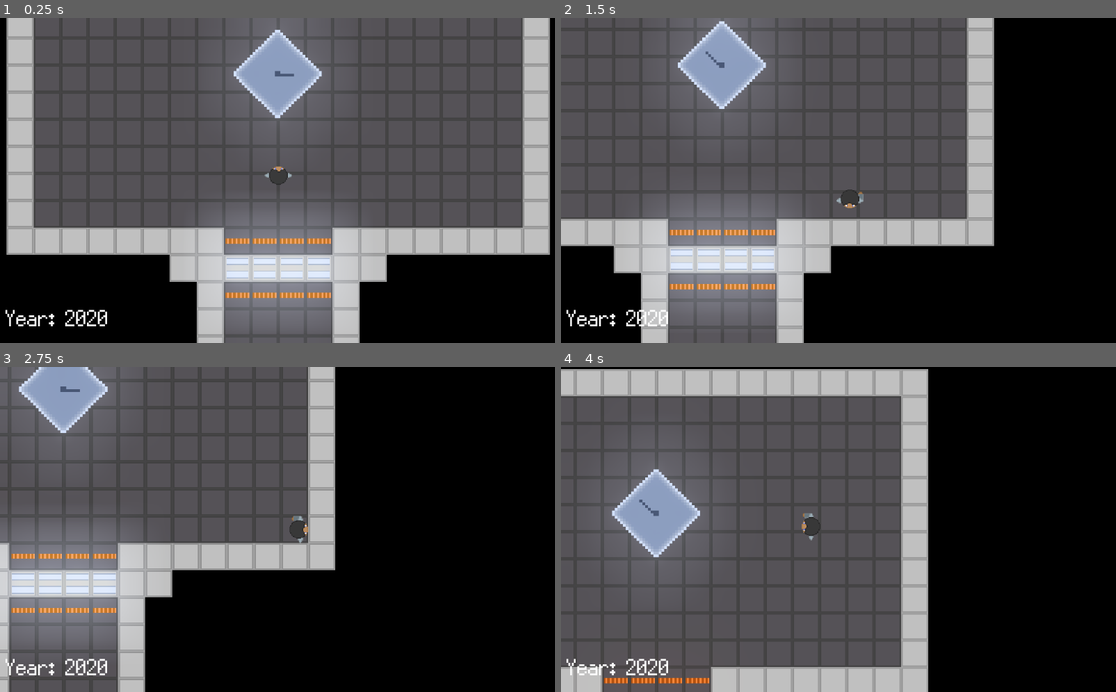
Above: before the commit, frames 1-4 (two rows, left to right).
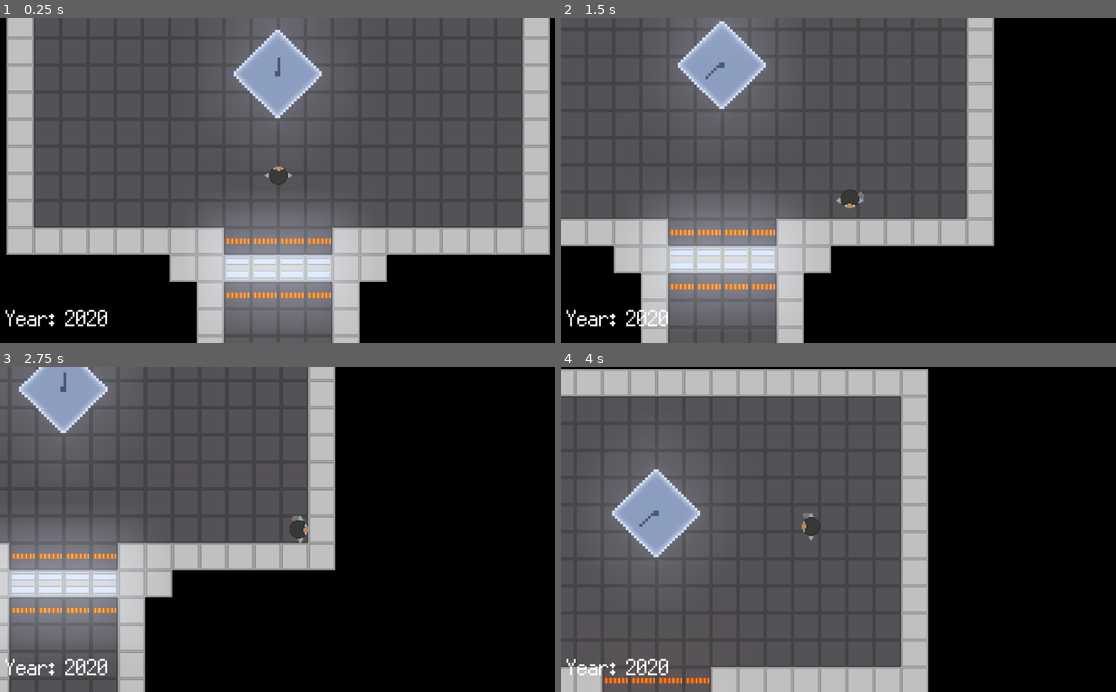
Above: after the commit, the same moments.

Repository: RanaIsHere/cortex-origin
Game: Godot game, scene res://scenes/world/Intro.tscn
Two runs of this game, one before a commit and one after it. Both use one fixed random seed, a clock stepped at 60 frames per second and the inputs below. Sound files missing from this copy of the repository are replaced by a short silence.
Inputs:
- Up to frame 1 (0.25 s): no input
- Up to frame 2 (1.5 s): hold D (right) 0.53-1.28 s; tap H (harvest) at 0.6 s; hold S (down) from 1.28 s (still down); tap B (hotbarMain) at 1.35 s
- Up to frame 3 (2.75 s): release S (down) at 2.03 s; hold D (right) from 2.03 s (still down); tap E (interact) at 2.1 s
- Up to frame 4 (4 s): release D (right) at 2.78 s; hold W (up) 2.78-3.53 s; tap H (harvest) at 2.85 s; hold A (left) from 3.53 s (still down); tap B (hotbarMain) at 3.6 s

The runs differ from the first frame. In frame 1, less than 0.1% of the frame differs, in the area x 50-54%, y 12-18%; in frame 2, less than 0.1%, in the area x 26-29%, y 10-19%; in frame 3, less than 0.1%; in frame 4, less than 0.1%.

Commit message:
Cortex: Origin - 0.2.2
Changed itemGrass from rigidbody to area2d and removed the cooldown signal.  Added a working pick-up system. Reworked the drop system.

FINALLY, I'd say. But crafting's not done yet and UI Hotbar is still out there waiting for me >.<

Diff:
--- a/GUI/PlayerInventory.gd
+++ b/GUI/PlayerInventory.gd
@@ -13,13 +13,29 @@
 	#pass
 
 func _process(delta):
-	#if Globals.pickBuffer["Grass"] != 0 or Globals.pickBuffer["Grass"] != -1:
-	#	addItem(0, true)
-	#	Globals.pickBuffer["Grass"] -= 1
-	##
-	#if Globals.pickBuffer["Grass"] == -1:
-	#	Globals.pickBuffer["Grass"] = 0
-	pass
+	if !Globals.pickBuffer.empty():
+		pickUpItem()
+
+func pickUpItem() -> void:
+	#if Globals.pickBuffer.size() > 0:
+	for items in Globals.pickBuffer.keys():
+		var id = checkItemId(items)
+		if Globals.droppedItemArray.has(items):
+			addItem(id, true)
+			if Globals.pickBuffer[items] != 0:
+				Globals.pickBuffer[items] -= 1
+				Globals.droppedItemArray.erase(items)
+			#if Globals.pickBuffer[items] > -1:
+			#	Globals.pickBuffer.erase(items)
+				id = null
+				print(Globals.pickBuffer.values())
+
+func checkItemId(var keys) -> int:
+	var id = null
+
+	id = Globals.inventory.find(keys)
+
+	return id
 
 func addItem(var id : int, var sel : bool) -> void:
 	if getItemCount() != 51:
@@ -35,7 +51,7 @@
 	if Globals.dropBuffer[getItemId(id)] != 0:
 		var g = itemInstance.get(getItemId(id)).instance()
 		get_parent().get_parent().get_parent().add_child(g)
-		g.position = get_parent().get_parent().get_parent().get_node("Player").position
+		g.transform = get_parent().get_parent().get_parent().get_node("Player").transform
 		Globals.dropBuffer[getItemId(id)] -= 1
 		Globals.pickBuffer[getItemId(id)] = 0
 
@@ -73,9 +89,9 @@
 
 func _on_InventoryList_item_rmb_selected(index, at_position):
 	if selectedId != null:
-		var dropValue = 1
-		Globals.dropBuffer[getItemId(selectedId)] = dropValue
-		removeItem(selectedId)
-		inv.remove_item(selectedId)
-		selectedId = null
-		print(Globals.dropBuffer)
+		if inv.is_selected(selectedId):
+			var dropValue = 1
+			Globals.dropBuffer[getItemId(selectedId)] = dropValue
+			removeItem(selectedId)
+			inv.remove_item(selectedId)
+			selectedId = null
--- a/GUI/inventory/droppedItem/itemGrass.gd
+++ b/GUI/inventory/droppedItem/itemGrass.gd
@@ -1,21 +1,26 @@
-extends RigidBody2D
+extends Area2D
 
 var allowPickup = false
 
+
 func _ready():
+	position.y += 50
 	allowPickup = false
-	linear_velocity = Vector2(5, 0)
-	position.x += 20
 
 func _on_pickupArea_body_entered(body):
 	if body.name == "Player" and allowPickup == true:
 		if body.get_node_or_null("pickUp").playing == false:
 			body.get_node_or_null("pickUp").playing = true
 
-		#Globals.pickBuffer["Grass"] += 1
+		if Globals.pickBuffer.has("Grass"):
+			if Globals.pickBuffer["Grass"] != 300: # Limits of items that can be picked up, unintentional.
+				Globals.pickBuffer["Grass"] += 1
+				Globals.droppedItemArray.append("Grass")
+				print(Globals.droppedItemArray)
+				allowPickup = false
+				#queue_free()
 
 		queue_free()
 
-
-func _on_cooldown_timeout():
+func _on_pickupArea_body_exited(body):
 	allowPickup = true
--- a/GUI/inventory/droppedItem/itemGrass.tscn
+++ b/GUI/inventory/droppedItem/itemGrass.tscn
@@ -7,11 +7,10 @@
 extents = Vector2( 3.5963, 3.85635 )
 
 [sub_resource type="CircleShape2D" id=2]
-radius = 24.0594
+radius = 6.11883
 
-[node name="itemGrass" type="RigidBody2D"]
+[node name="itemGrass" type="Area2D"]
 z_index = 3
-gravity_scale = 0.0
 linear_damp = 1000.0
 script = ExtResource( 2 )
 
@@ -25,9 +24,5 @@
 
 [node name="radiusShape" type="CollisionShape2D" parent="pickupArea"]
 shape = SubResource( 2 )
-
-[node name="cooldown" type="Timer" parent="."]
-one_shot = true
-autostart = true
 [connection signal="body_entered" from="pickupArea" to="." method="_on_pickupArea_body_entered"]
-[connection signal="timeout" from="cooldown" to="." method="_on_cooldown_timeout"]
+[connection signal="body_exited" from="pickupArea" to="." method="_on_pickupArea_body_exited"]
--- a/scenes/world/Intro.tscn
+++ b/scenes/world/Intro.tscn
@@ -217,7 +217,7 @@
 
 [node name="TimeMachine" type="AnimatedSprite" parent="Machine"]
 frames = SubResource( 14 )
-frame = 5
+frame = 7
 playing = true
 flip_h = true
 
--- a/script/globals.gd
+++ b/script/globals.gd
@@ -5,9 +5,14 @@
 var itemHotbar : Array = ["Sword", "Pickaxe"]
 var dropBuffer : Dictionary = {}
 var pickBuffer : Dictionary = {}
+
+var UIHotbar : Array = []
+
 var wood : int = 0
 var metal : int = 0
 var rawMeat : int = 0
+
+var droppedItemArray : Array = []
 
 # Player
 var playerHealth = 100
--- a/sprites/player/Player.tscn
+++ b/sprites/player/Player.tscn
@@ -41,35 +41,35 @@
 region = Rect2( 96, 0, 32, 32 )
 
 [sub_resource type="AtlasTexture" id=9]
+atlas = ExtResource( 5 )
+region = Rect2( 0, 0, 32, 32 )
+
+[sub_resource type="AtlasTexture" id=10]
+atlas = ExtResource( 5 )
+region = Rect2( 32, 0, 32, 32 )
+
+[sub_resource type="AtlasTexture" id=11]
+atlas = ExtResource( 5 )
+region = Rect2( 64, 0, 32, 32 )
+
+[sub_resource type="AtlasTexture" id=12]
+atlas = ExtResource( 5 )
+region = Rect2( 96, 0, 32, 32 )
+
+[sub_resource type="AtlasTexture" id=13]
 atlas = ExtResource( 4 )
 region = Rect2( 0, 0, 32, 32 )
 
-[sub_resource type="AtlasTexture" id=10]
+[sub_resource type="AtlasTexture" id=14]
 atlas = ExtResource( 4 )
 region = Rect2( 32, 0, 32, 32 )
 
-[sub_resource type="AtlasTexture" id=11]
+[sub_resource type="AtlasTexture" id=15]
 atlas = ExtResource( 4 )
 region = Rect2( 64, 0, 32, 32 )
 
-[sub_resource type="AtlasTexture" id=12]
+[sub_resource type="AtlasTexture" id=16]
 atlas = ExtResource( 4 )
-region = Rect2( 96, 0, 32, 32 )
-
-[sub_resource type="AtlasTexture" id=13]
-atlas = ExtResource( 5 )
-region = Rect2( 0, 0, 32, 32 )
-
-[sub_resource type="AtlasTexture" id=14]
-atlas = ExtResource( 5 )
-region = Rect2( 32, 0, 32, 32 )
-
-[sub_resource type="AtlasTexture" id=15]
-atlas = ExtResource( 5 )
-region = Rect2( 64, 0, 32, 32 )
-
-[sub_resource type="AtlasTexture" id=16]
-atlas = ExtResource( 5 )
 region = Rect2( 96, 0, 32, 32 )
 
 [sub_resource type="SpriteFrames" id=17]
@@ -86,13 +86,13 @@
 }, {
 "frames": [ SubResource( 9 ), SubResource( 10 ), SubResource( 11 ), SubResource( 12 ) ],
 "loop": true,
-"name": "idle-labcoat",
-"speed": 5.0
+"name": "walk-labcoat",
+"speed": 12.0
 }, {
 "frames": [ SubResource( 13 ), SubResource( 14 ), SubResource( 15 ), SubResource( 16 ) ],
 "loop": true,
-"name": "walk-labcoat",
-"speed": 12.0
+"name": "idle-labcoat",
+"speed": 5.0
 } ]
 
 [sub_resource type="RectangleShape2D" id=18]
@@ -116,7 +116,7 @@
 [node name="AnimatedSprite" type="AnimatedSprite" parent="."]
 frames = SubResource( 17 )
 animation = "idle-labcoat"
-frame = 3
+frame = 1
 playing = true
 
 [node name="CollisionShape2D" type="CollisionShape2D" parent="."]
Not shown, changed: scenes/world/world.tscn
